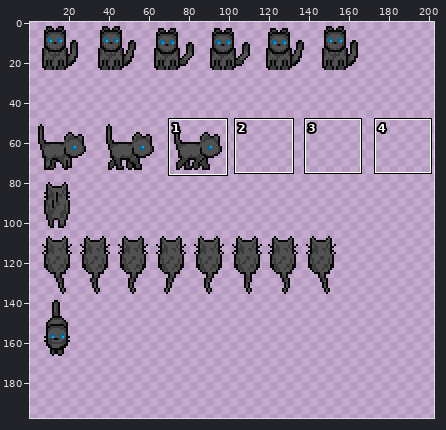
Edited in one commit: sprite sheet (Assets/Sprites/characters/GreyCat.png). Above, an overview of the earlier version with the close-up marked.
Close-up. As it was:
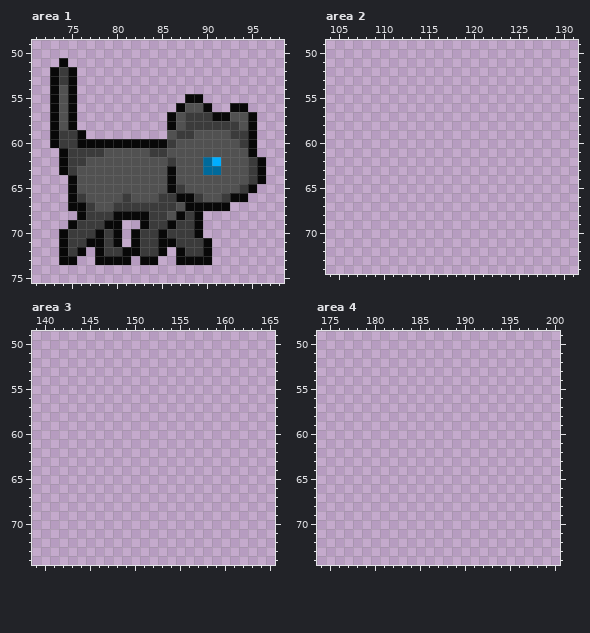
The file is 300x300 pixels. Colours within 5 levels of each other are drawn and written as one. Shown: area 1: x 71..98, y 49..75; area 2: x 104..131, y 49..74; area 3: x 139..165, y 49..74; area 4: x 174..200, y 49..74. The old version is drawn lined up with the new one. The wide view leaves out empty margins. The commit also changed other parts of the picture, which this record leaves out.
The result:
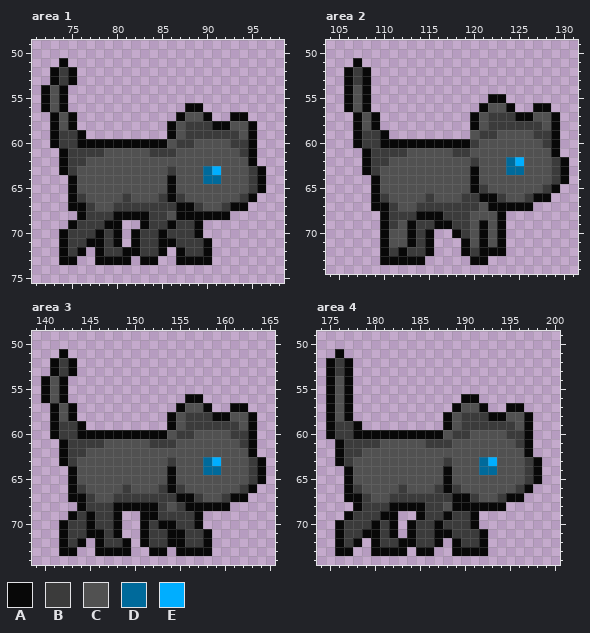
Palette (. is transparent): A #080808  B #3b3b3b  C #515151  D #006a9b  E #00aeff
The exact change:
drawings rearranged on the sheet (the old picture shows each at its new place; 3 dropped ones are not shown)
Changed rows in their new state; - is an unchanged pixel.
Area 1:
first column x 72:
54 ACA.---------------------
55 ACA.------------..-------
56 ACA.-----------.AA.--..--
57 --------------.ACCA..AA.-
58 -------------------AAC---
59 --------------AC-BBBB-C--
60 --------------CBB----B---
61 --------------B-------B--
62 --------------C---CC---A.
63 --------------B----E-----
64 ------------------DD-----
65 ---------------C------CBA
66 --------------ABCC--CCBA-
67 ---------------A-BCCBAA--
68 ----------------A-AAA----
Area 2:
first column x 106:
51 -A-----------------------
52 ABA----------------------
53 ABA----------------------
54 ACA----------------------
55 ACA-------------AA-------
56 ACA------------ACCA--AA--
57 -ACA----------ACBBBAACCA-
58 -ACA----------ACBBBBBBCA-
59 -ABBA---------CBBCCCCBBA-
60 -ABBAAAAAAAAAABCCCCCCCBA-
61 --ABBBBCCCCCBBCCCCCCCCCA-
62 --ABBCCCCCCCCCBCCCDECCCBA
63 --ABCCCCCCCCCCACCCDDCCCBA
64 ---ACCCCCCCCCCACCCCCCCCBA
65 ---ACCCCCCCCCCABCCCCCCBA-
66 ---ABCCCCBCCCBBAABCCBAA--
67 ---AABCCBBBBBBBCAAAAA----
68 ----ABBBAAABBBCCCA-------
69 ----ABCABBAABBCACA-------
70 ----ACCABA--ABCACA-------
71 ----ACCABA---ACACA-------
72 ----ABABBA---ABAAA-------
73 ----AAAAA-----AA---------
Area 3:
first column x 140:
51 --A----------------------
52 -ABA---------------------
53 -ABA---------------------
54 ACA----------------------
55 ACA----------------------
56 ACA-------------AA-------
57 -ACA-----------ACCA--AA--
58 -ACA----------ACBBBAACCA-
59 -ABBA---------ACBBBBBBCA-
60 -ABBAAAAAAAAAACBBCCCCBBA-
61 --ABBBBCCCCCBBBCCCCCCCBA-
62 --ABBCCCCCCCCCCCCCCCCCCA-
63 --ABCCCCCCCCCCBCCCDECCCBA
64 ---ACCCCCCCCCCACCCDDCCCBA
65 ---ACCCCCCCCCCACCCCCCCCBA
66 ---ABCCCCBCCCBABCCCCCCBA-
67 ---AABCCBBBBBBBAABCCBAA--
68 ----ABBBAAAAABCBAAAAA----
69 ---ABABBA--AABBBBA-------
70 --ABBABBA--ABAABBA-------
71 --ABBAABA--ABBAABBA------
72 --ABA-ABBA-ABBAABBA------
73 --AA--AAAA--AA-AAAA------
Area 4:
first column x 175:
51 -A----------------------
52 ABA---------------------
53 ABA---------------------
54 ACA---------------------
55 ACA---------------------
56 ACA------------AA-------
57 ACA-----------ACCA--AA--
58 ACA----------ACBBBAACCA-
59 ABBA---------ACBBBBBBCA-
60 ABBAAAAAAAAAACBBCCCCBBA-
61 -ABBBBCCCCCBBBCCCCCCCBA-
62 -ABBCCCCCCCCCCCCCCCCCCA-
63 -ABCCCCCCCCCCBCCCDECCCBA
64 --ACCCCCCCCCCACCCDDCCCBA
65 --ACCCCCCCCCCACCCCCCCCBA
66 --ABCCCCBCCCBABCCCCCCBA-
67 --AABCCBBBBBBBAABCCBAA--
68 ---ABBBAAAABBCAAAAAA----
69 --ABBBAA--ABBABBA-------
70 -ABBBABA-ABBABBBA-------
71 -ABBAABA-ABBAABBBA------
72 -ABA-ABBAABBA-ABBA------
73 -AA--AAAA-AA--AAAA------
Changed places in both close-ups, as pixel boxes (x1, y1, x2, y2):
changed: (41, 85, 77, 112)
changed: (167, 94, 266, 220)
added: (344, 58, 569, 265)
added: (41, 349, 266, 556)
added: (326, 349, 542, 556)
